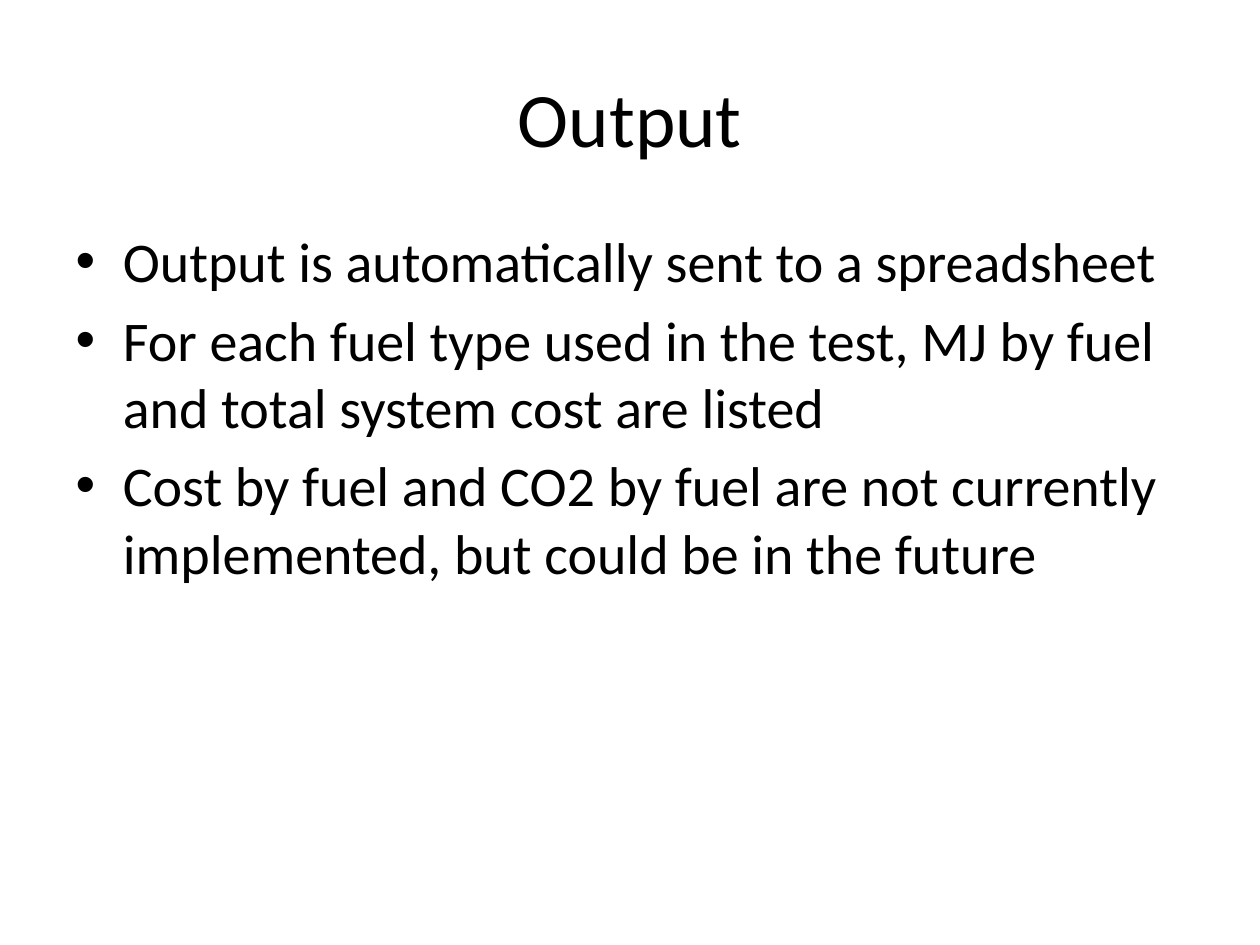
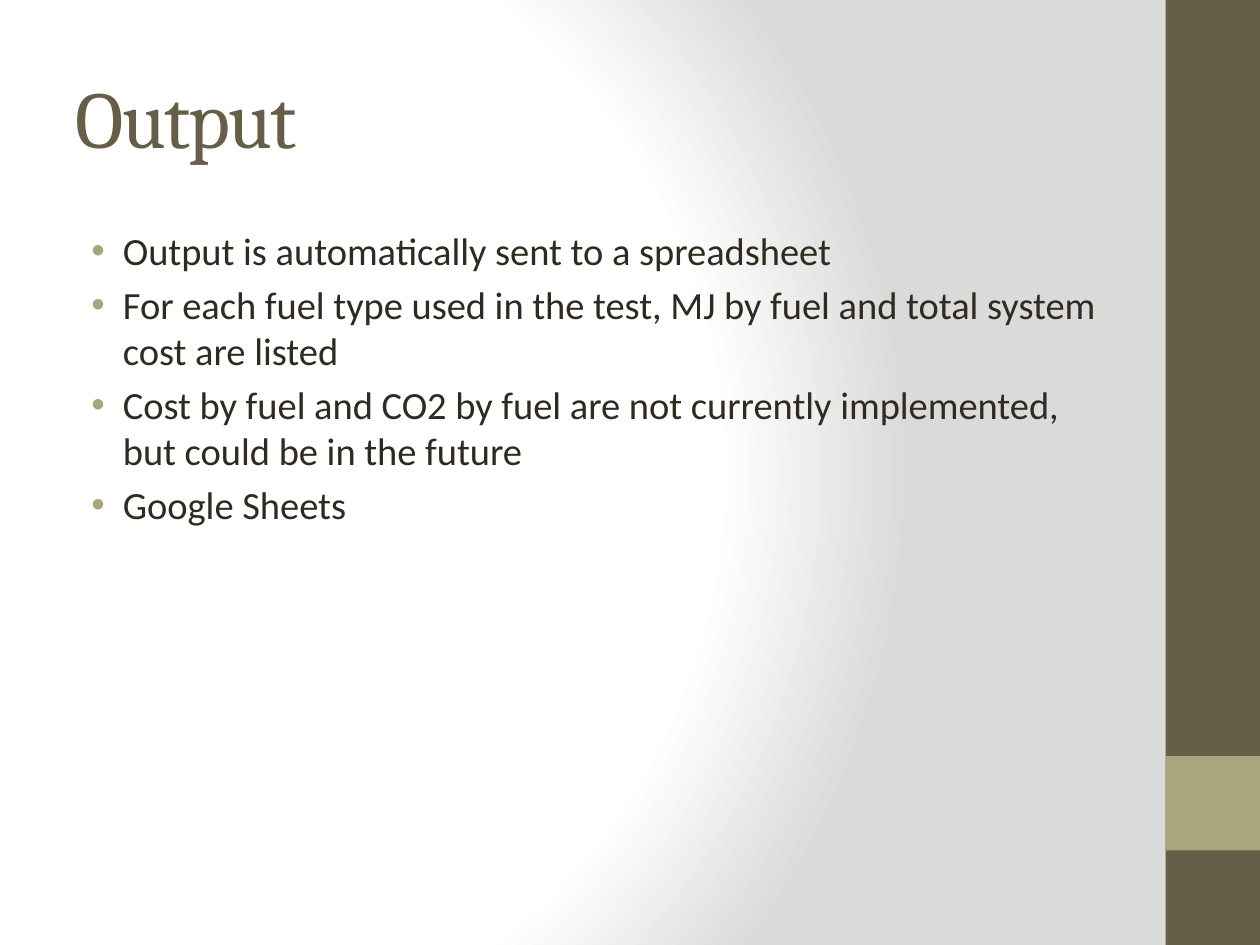
Before and after one commit to jtrobinson57/fscmodel-monte-carlo, a slide deck: slide 6 of fscmodel presentation 130618.pptx. Drawn at 1260x945 pixels with LibreOffice and Linux fonts; fonts in the diff are those of the drawing. Boxes give left, top, right and bottom in pixels: in the first picture for what was removed or moved away, otherwise in the second. Text is boxed around its words. In the diff, an @@ line names an element or a change of style, - is before the commit and + after.

```diff
--- a/fscmodel presentation 130618.pptx
+++ b/fscmodel presentation 130618.pptx
@@ background #FFFFFF to gradient #FFFFFF to #DADADA @@
@@ rectangle added at bbox=[1166, 0, 1260, 945], fill #675E47 @@
@@ title "Output" at bbox=[76, 93, 297, 165]: size 44 to 46 pt, font Calibri to Cambria, text colour #000000 to #675E47, letter spacing 0 to -1 pt; alignment centre to left @@
@@ text at bbox=[123, 238, 1095, 466]: size 32 to 22 pt, text colour #000000 to #2F2B20; indent changed; less space between paragraphs @@
@@ text at bbox=[123, 492, 346, 526]: paragraph added @@
+• Google Sheets
@@ rectangle added at bbox=[1166, 756, 1260, 850], fill #A9A57C @@
```
Also in this commit, not shown: 5 other slides changed, 1 other file.
